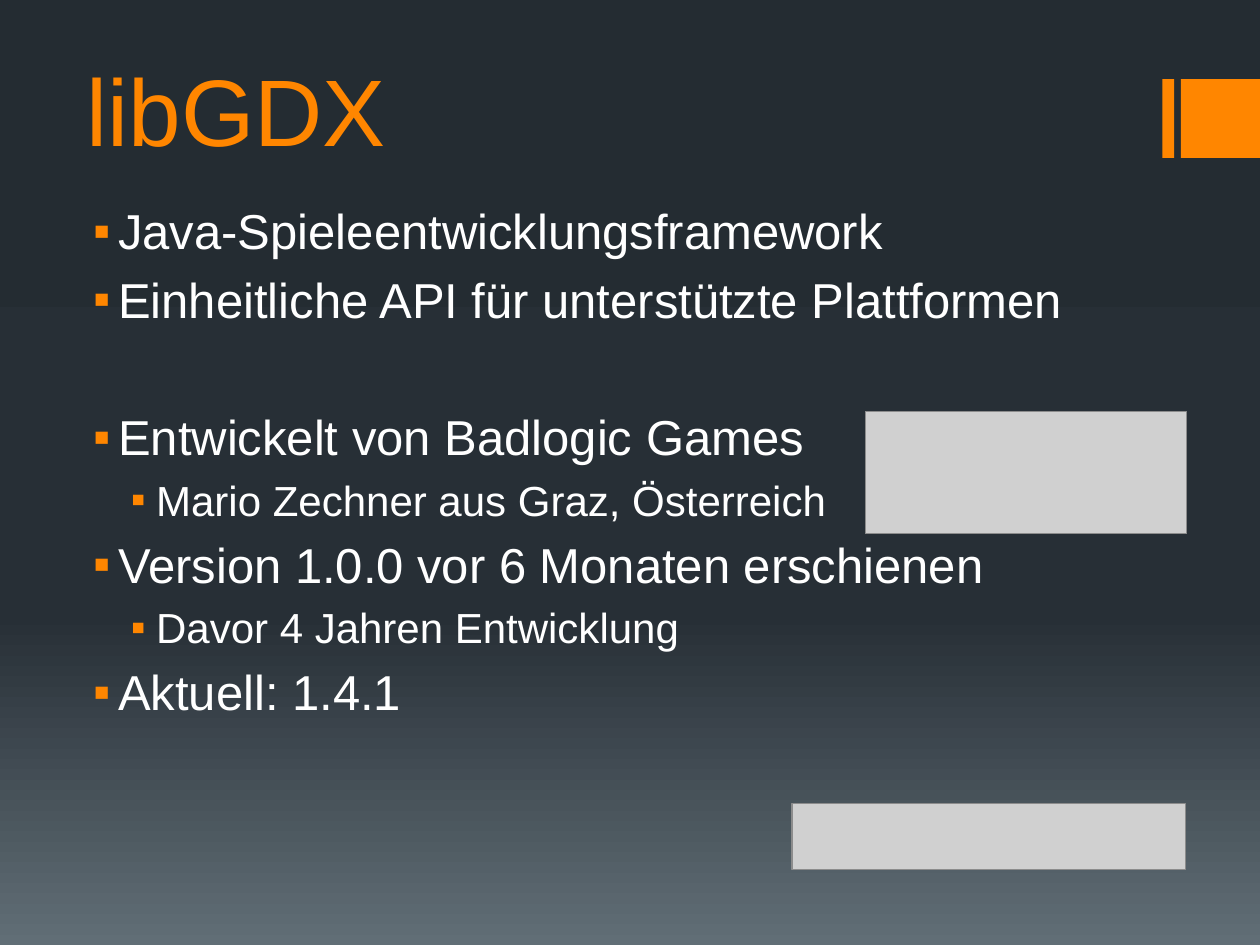
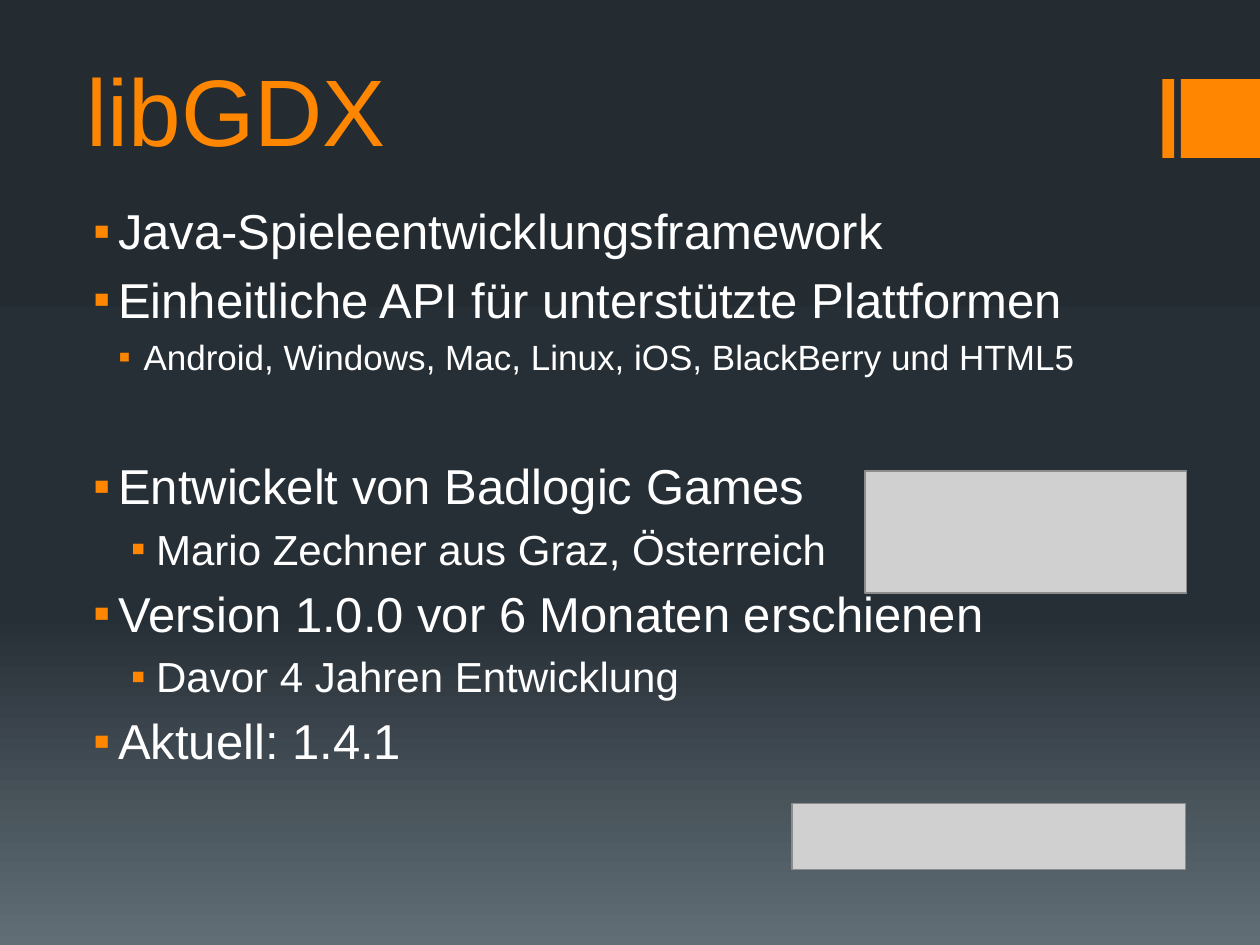
Before and after one commit to docker-apps/Docker, a slide deck: slide 10 of Documents/Analyse/Analyse_Präsentation_v1.pptx. Drawn at 1260x945 pixels with LibreOffice and Linux fonts; fonts in the diff are those of the drawing; grey boxes stand for pictures. Boxes give left, top, right and bottom in pixels: in the first picture for what was removed or moved away, otherwise in the second. Text is boxed around its words. In the diff, an @@ line names an element or a change of style, - is before the commit and + after.

```diff
--- a/Documents/Analyse/Analyse_Präsentation_v1.pptx
+++ b/Documents/Analyse/Analyse_Präsentation_v1.pptx
@@ text at bbox=[144, 344, 1074, 377]: paragraph added @@
+    ▪ Android, Windows, Mac, Linux, iOS, BlackBerry und HTML5
@@ picture: place and size @@
-picture at bbox=[866, 412, 1187, 534]
+picture at bbox=[864, 471, 1186, 593]
```
Also in this commit, not shown: 1 other slide changed.
